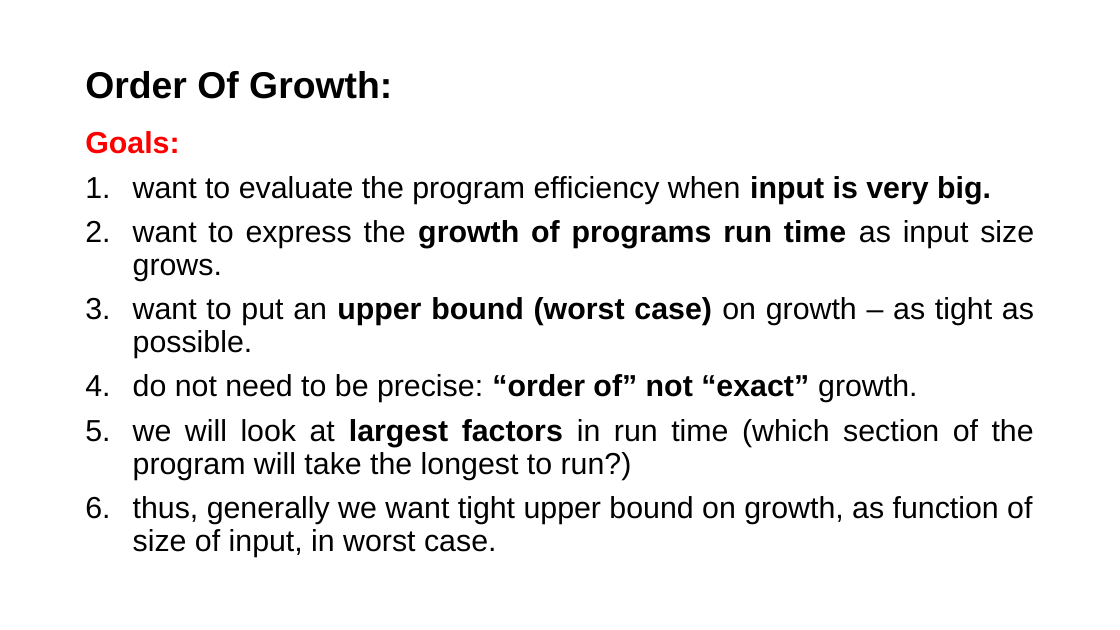
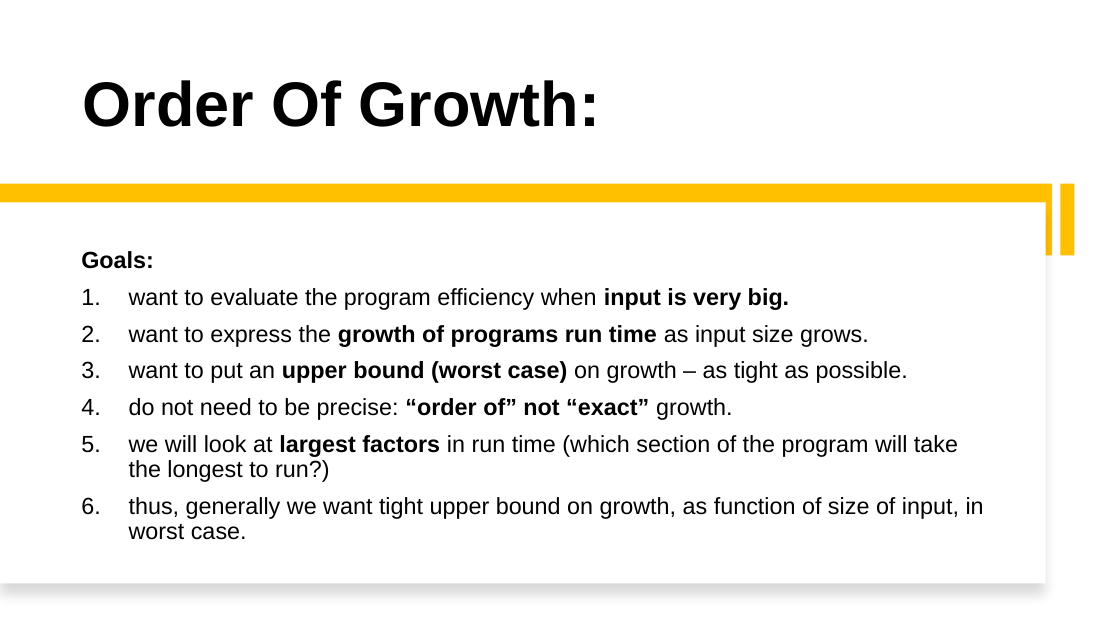
Before and after one commit to alaminbhuyan/DSA-In-Python, a slide deck: slide 17 of Design & Analysis Of Algorithm PDF/DAA.pptx. Drawn at 1120x630 pixels with LibreOffice and Linux fonts; fonts in the diff are those of the drawing. Boxes give left, top, right and bottom in pixels: in the first picture for what was removed or moved away, otherwise in the second. Text is boxed around its words. In the diff, an @@ line names an element or a change of style, - is before the commit and + after.

```diff
--- a/Design & Analysis Of Algorithm PDF/DAA.pptx
+++ b/Design & Analysis Of Algorithm PDF/DAA.pptx
@@ title "Order Of Growth:": place and size @@
-title "Order Of Growth:" at box(85, 71, 392, 99)
+title "Order Of Growth:" at box(83, 80, 600, 127)
@@ title "Order Of Growth:" at box(83, 80, 600, 127): size 32 to 54 pt; vertical alignment middle to bottom @@
@@ rectangle added at box(0, 184, 1053, 255), fill #FFC000 @@
@@ rectangle added at box(0, 202, 1046, 584), fill #FFFFFF @@
@@ rectangle added at box(1060, 184, 1075, 255), fill #FFC000 @@
@@ text "Goals:": place and size @@
-text "Goals:" at box(85, 131, 1034, 557)
+text "Goals:" at box(81, 251, 984, 540)
@@ text "Goals:" at box(81, 251, 984, 540): size 26 to 20 pt; text colour #FF0000 to #000000 in "Goals:"; alignment justified to left; vertical alignment top to middle @@
```
Also in this commit, not shown: 29 other slides changed.
